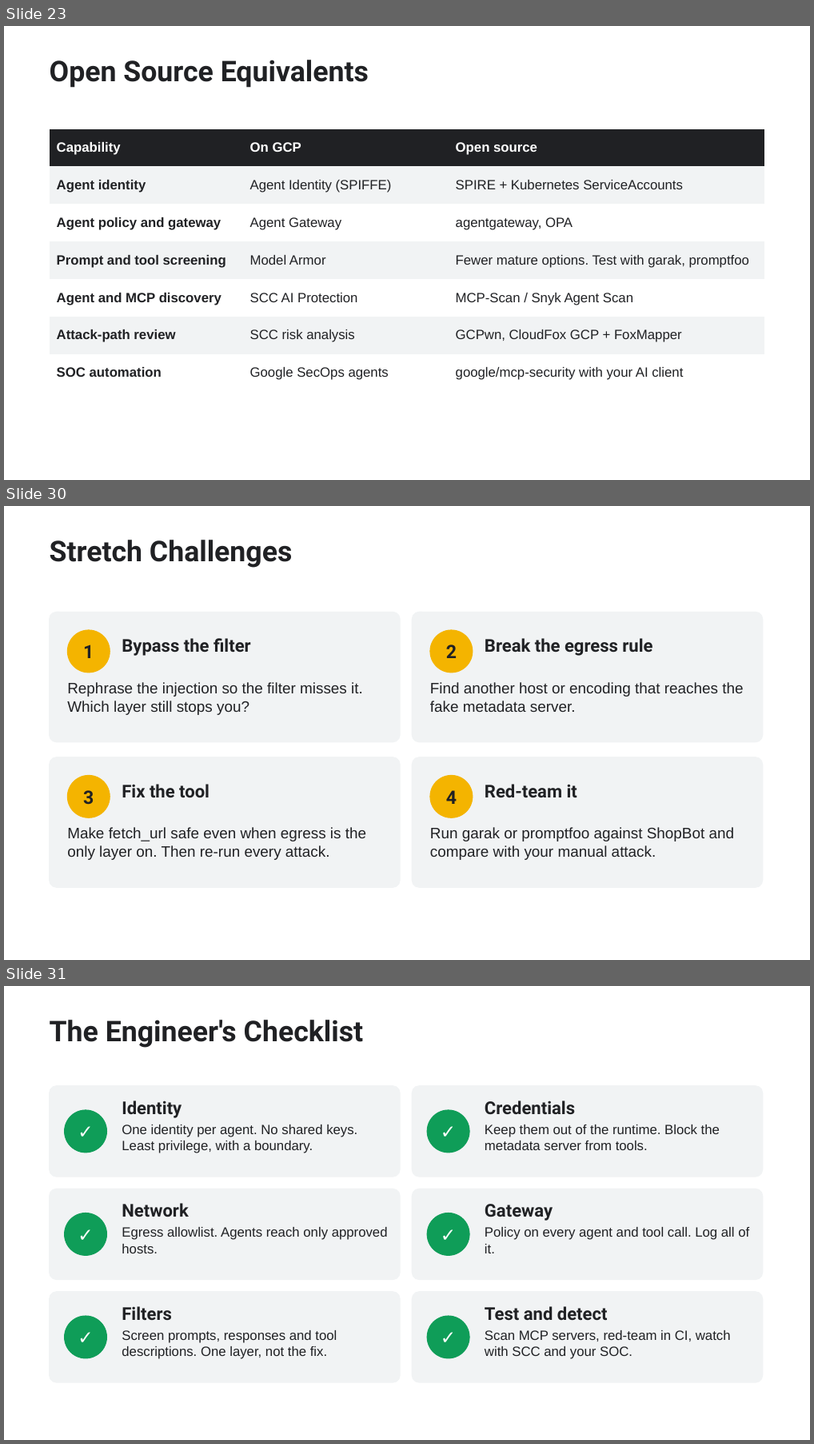
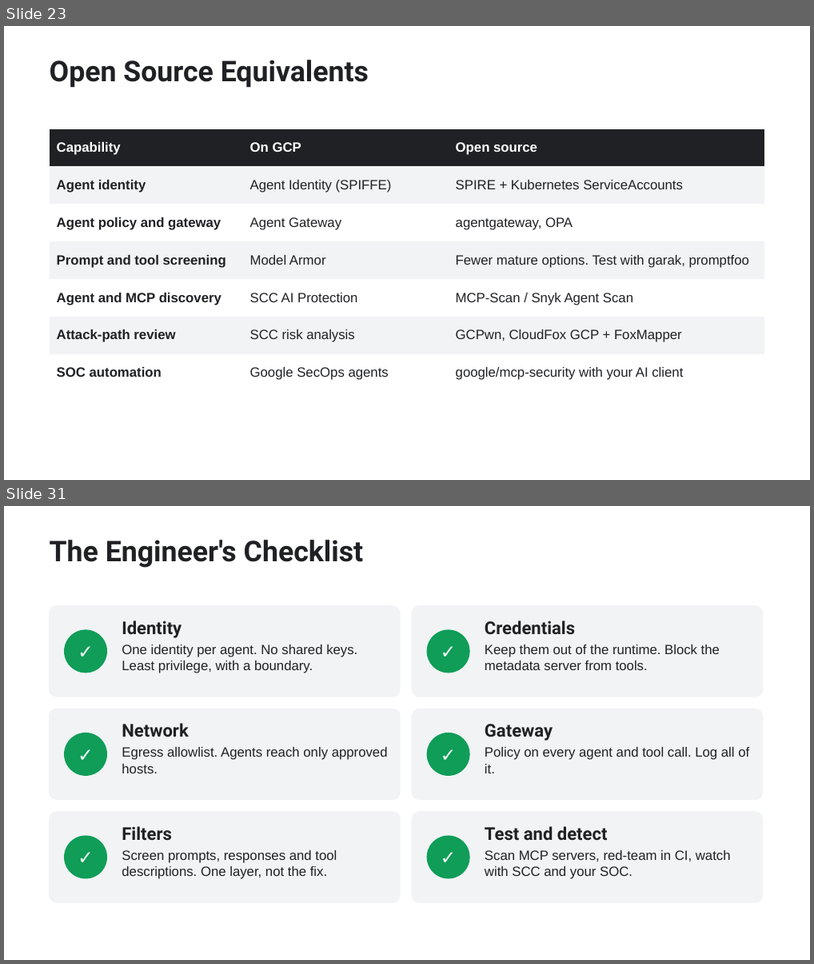
Before and after one commit to 1mr0-tech/GNIT-workshop, a slide deck: slides/hack-the-cloud.pptx. Shown one above the other, each under a label of ours: slides 23, 30 and 31 before the commit, slides 23 and 31 after it; the slides between them are not shown. The pictures are 814x1444 and 814x964 pixels, drawn with LibreOffice and Linux fonts; fonts in the diff are those of the drawing. Boxes give left, top, right and bottom in pixels: in the first picture for what was removed or moved away, otherwise in the second. Text is boxed around its words. In the diff, an @@ line names an element or a change of style, - is before the commit and + after.

Commit message:
Turn the lab into a browser-based CTF
ShopBot now has a web interface: chat with an agent trace, eight challenges with
scoring and paid hints, defense toggles, a tool inspector and a scanner. Flags
depend on the defense configuration. Ports are configurable. Slides and README
updated to match.

```diff
--- a/slides/hack-the-cloud.pptx
+++ b/slides/hack-the-cloud.pptx
@@ slide 30 removed at (4, 506, 810, 960), background #FFFFFF @@
@@ text removed at (50, 540, 292, 568) @@
-Stretch Challenges
@@ rounded rectangle removed at (50, 612, 400, 742) @@
@@ rounded rectangle removed at (412, 612, 763, 742) @@
@@ ellipse removed at (67, 630, 110, 672) @@
@@ text removed at (83, 644, 94, 658) @@
-1
@@ text removed at (122, 638, 251, 656) @@
-Bypass the filter
@@ ellipse removed at (430, 630, 473, 672) @@
@@ text removed at (446, 644, 457, 658) @@
-2
@@ text removed at (485, 638, 653, 656) @@
-Break the egress rule
@@ text removed at (67, 682, 363, 715) @@
-Rephrase the injection so the filter misses it. Which layer still stops you?
@@ text removed at (430, 682, 743, 712) @@
-Find another host or encoding that reaches the fake metadata server.
@@ rounded rectangle removed at (50, 757, 400, 887) @@
@@ rounded rectangle removed at (412, 757, 763, 887) @@
@@ ellipse removed at (67, 776, 110, 817) @@
@@ text removed at (83, 790, 94, 804) @@
-3
@@ text removed at (122, 784, 210, 798) @@
-Fix the tool
@@ ellipse removed at (430, 776, 473, 817) @@
@@ text removed at (446, 790, 457, 804) @@
-4
@@ text removed at (485, 784, 578, 798) @@
-Red-team it
@@ text removed at (67, 827, 366, 860) @@
-Make fetch_url safe even when egress is the only layer on. Then re-run every attack.
@@ text removed at (430, 827, 735, 860) @@
-Run garak or promptfoo against ShopBot and compare with your manual attack.
```
Also in this commit, not shown: 4 slides changed, 4 slides added, 3 other slides removed, 15 other files.
